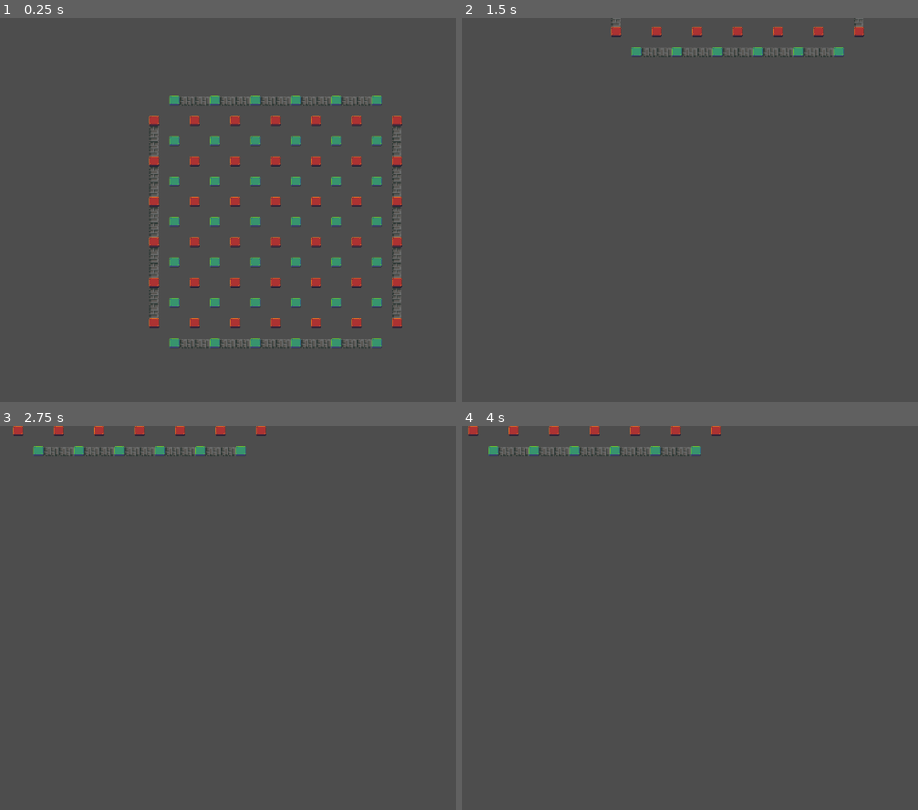
Above: before the commit, frames 1-4 (two rows, left to right).
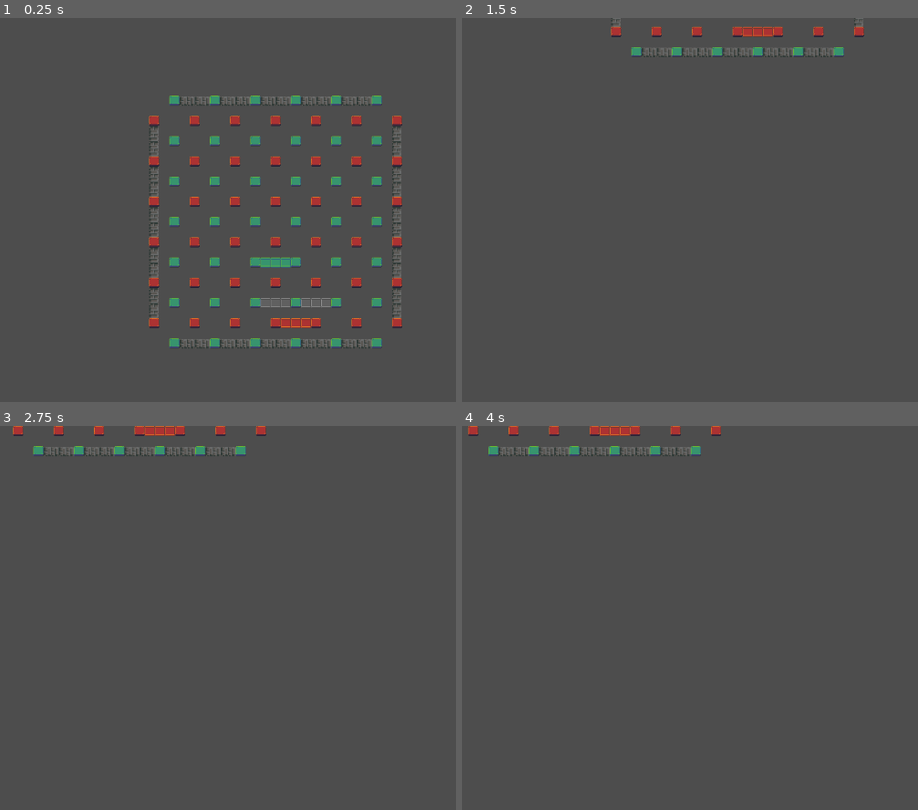
Above: after the commit, the same moments.

Repository: halva6/bridgerv3_godot
Game: Godot game, scene res://scenes/game.tscn
The game is run twice, just before and just after one commit, with the same random seed, the same clock (stepped at 60 frames per second) and the same inputs.
Inputs (mouse positions are in pixels of both pictures, inside the frame that each line leads up to):
- Up to frame 1 (0.25 s): no input
- Up to frame 2 (1.5 s): tap Enter at 0.5 s; move the mouse to (895, 202) at 0.52 s; hold S (camera_move_down) 0.53-1.25 s; click (895, 202) at 0.67 s; drag from (589, 244) to (699, 306) at 1.27 s
- Up to frame 3 (2.75 s): move the mouse to (346, 541) at 2.02 s; hold D (camera_move_right) from 2.03 s (still down); click (346, 541) at 2.17 s
- Up to frame 4 (4 s): release D (camera_move_right) at 2.75 s; drag from (699, 714) to (516, 568) at 2.77 s; move the mouse to (outside the picture) at 3.52 s; right-click (outside the picture) at 3.6 s; click (outside the picture) at 3.67 s

The runs differ from the first frame. In frame 1, 0.4% of the frame differs, in the area x 57-73%, y 62-81%; in frame 2, 0.2%; in frame 3, 0.2%; in frame 4, 0.2%.

Commit message:
reorganization from code
- write some code
-  kein bock mehr

Diff:
--- a/scenes/game.tscn
+++ b/scenes/game.tscn
@@ -1,8 +1,12 @@
-[gd_scene load_steps=6 format=4 uid="uid://scgxsjpv21pd"]
+[gd_scene load_steps=10 format=4 uid="uid://scgxsjpv21pd"]
 
-[ext_resource type="Script" uid="uid://c4f1llucu48ck" path="res://scripts/logic/tile_click.gd" id="1_yqjtg"]
+[ext_resource type="Script" uid="uid://bl0ncc3cg3meg" path="res://scripts/logic/matrix_logic.gd" id="1_lnu2h"]
 [ext_resource type="Script" uid="uid://dksomcvivu0y7" path="res://scripts/camera/camera_movement_pc.gd" id="2_lnu2h"]
 [ext_resource type="Texture2D" uid="uid://bq17hhmn6ti75" path="res://assets/sprites/tileset.png" id="2_yqjtg"]
+[ext_resource type="Script" uid="uid://be86gts2144cs" path="res://scripts/logic/game_manager.gd" id="4_lbhrr"]
+[ext_resource type="Script" uid="uid://diag0dnma1fi7" path="res://scripts/logic/tile_matrix.gd" id="4_p57ef"]
+[ext_resource type="Script" uid="uid://lbc3ta0gqdet" path="res://scripts/logic/matrix.gd" id="7_gee14"]
+[ext_resource type="Script" uid="uid://dsl5w4wx528gn" path="res://scripts/logic/matrix_manager.gd" id="7_u5sy4"]
 
 [sub_resource type="TileSetAtlasSource" id="TileSetAtlasSource_lnu2h"]
 texture = ExtResource("2_yqjtg")
@@ -20,9 +24,9 @@
 [sub_resource type="TileSet" id="TileSet_kvpfn"]
 sources/4 = SubResource("TileSetAtlasSource_lnu2h")
 
-[node name="Game" type="Node2D" node_paths=PackedStringArray("tilemap_layer")]
-script = ExtResource("1_yqjtg")
-tilemap_layer = NodePath("TileMapLayer")
+[node name="Game" type="Node2D"]
+script = ExtResource("4_lbhrr")
+inital_player = "green"
 
 [node name="Camera2D" type="Camera2D" parent="."]
 position = Vector2(198, 201)
@@ -36,5 +40,19 @@
 
 [node name="TileMapLayer" type="TileMapLayer" parent="."]
 position = Vector2(-1, 0)
-tile_map_data = PackedByteArray("AAACAAAABAADAAAAAAAGAAAABAA …(1600 unchanged characters)… AAAMAAFAAABAABAAAAAMAAFAAABQABAAAAAMAAFA=")
+tile_map_data = PackedByteArray("AAACAAAABAADAAAAAAAGAAAABAA …(1600 unchanged characters)… AAAMAAFAAABAABAAAAAMAAFAAABQABAAAAAMAAFAOABYABAAAAAEAAAAMABAABAAAAAAAAAAQABQABAAAAAIAAAAMABQABAAAAAIAAAA=")
 tile_set = SubResource("TileSet_kvpfn")
+
+[node name="MatrixLogic" type="Node" parent="."]
+script = ExtResource("1_lnu2h")
+
+[node name="MatrixManager" type="Node" parent="." node_paths=PackedStringArray("tilemap_layer")]
+script = ExtResource("7_u5sy4")
+tilemap_layer = NodePath("../TileMapLayer")
+
+[node name="Matrix" type="Node" parent="MatrixManager"]
+script = ExtResource("7_gee14")
+
+[node name="TileMatrix" type="Node" parent="MatrixManager/Matrix" node_paths=PackedStringArray("tilemap_layer")]
+script = ExtResource("4_p57ef")
+tilemap_layer = NodePath("../../../TileMapLayer")
--- /dev/null
+++ b/scripts/logic/game_manager.gd
@@ -0,0 +1,45 @@
+extends Node
+
+@export var do_mulitplayer : bool
+@export var inital_player : String
+
+var is_game_over = false
+var current_player = "green"
+
+@onready var matrix_logic = $MatrixManager
+@onready var matrix_script = $MatrixManager/Matrix
+
+var matrix: Array
+
+func check_game_over(matrix : Array) -> void:
+	var green_wins = matrix_logic.check_winner(matrix, 1)
+	var red_wins = matrix_logic.check_winner(matrix, 2)
+
+	if(green_wins):
+		print("Green Wins!")
+		is_game_over = true
+	if(red_wins):
+		print("Red Wins!")
+		is_game_over = true
+
+func handle_multiplayer_logic(matrix: Array) -> void:
+	pass
+
+func handle_singleplayer_logic(matrix: Array) -> void:
+	pass
+
+func handle_game_logic() -> void:
+	if(do_mulitplayer):
+		handle_multiplayer_logic(self.matrix)
+	else:
+		handle_singleplayer_logic(self.matrix)
+
+# Called when the node enters the scene tree for the first time.
+func _ready() -> void:
+	matrix = matrix_script.get_matrix()
+
+
+# Called every frame. 'delta' is the elapsed time since the previous frame.
+func _process(delta: float) -> void:
+	if(! is_game_over):
+		handle_game_logic()
--- /dev/null
+++ b/scripts/logic/matrix.gd
@@ -0,0 +1,17 @@
+extends Node
+
+@onready var tile_matrix = $TileMatrix
+@onready var big_matrix = tile_matrix.generate_tile_matrix()
+@onready var matrix = tile_matrix.transform_matrix(big_matrix)
+
+func set_matrix(matrix: Array) -> void:
+	self.matrix = matrix
+
+func get_matrix() -> Array:
+	return self.matrix
+
+func set_big_matrix(big_matrix: Array) -> void:
+	self.big_matrix = big_matrix
+
+func get_big_matrix() -> Array:
+	return self.big_matrix
--- /dev/null
+++ b/scripts/logic/matrix_logic.gd
@@ -0,0 +1,54 @@
+extends Node
+
+
+func check_winner(board: Array, player: int) -> bool:
+	var rows = board.size()
+	var cols = board[0].size()
+
+	var visited := {}
+
+	if player == 1:
+		for col in cols:
+			if board[0][col] == player:
+				if dfs(board, 0, col, player, visited):
+					return true
+
+	elif player == 2:
+		for row in rows:
+			if board[row][0] == player:
+				if dfs(board, row, 0, player, visited):
+					return true
+
+	return false
+
+
+func dfs(board: Array, row: int, col: int, player: int, visited: Dictionary) -> bool:
+	var rows = board.size()
+	var cols = board[0].size()
+
+	if player == 1 and row == rows - 1:
+		return true
+	if player == 2 and col == cols - 1:
+		return true
+
+	var key = Vector2i(row, col)
+	visited[key] = true
+
+	var directions = [
+		Vector2i(1, 0),
+		Vector2i(0, 1),
+		Vector2i(-1, 0),
+		Vector2i(0, -1)
+	]
+
+	for dir in directions:
+		var new_row = row + dir.x
+		var new_col = col + dir.y
+
+		if new_row >= 0 and new_row < rows and new_col >= 0 and new_col < cols:
+			var next_key = Vector2i(new_row, new_col)
+			if not visited.has(next_key) and board[new_row][new_col] == player:
+				if dfs(board, new_row, new_col, player, visited):
+					return true
+
+	return false
--- /dev/null
+++ b/scripts/logic/matrix_manager.gd
@@ -0,0 +1,66 @@
+extends Node
+
+@export var tilemap_layer: TileMapLayer
+
+@onready var matrix_script = $Matrix
+
+var current_player: String
+
+func get_current_player() -> String:
+	return self.current_player
+
+func set_current_player(current_player: String) -> void:
+	self.current_player = current_player
+
+func valid_player(atlas_coords) -> bool: # mit den Atlas-Coords lässt sich der Typ bestimmen
+	return (current_player == "green" && atlas_coords == Vector2i(3,0)) || (current_player == "red" && atlas_coords == Vector2i(3,1))
+
+func delete_temp_bridges(big_matrix: Array)->void:
+	for i in range(len(big_matrix)):
+		for j in range(len(big_matrix[i])):
+			if big_matrix[i][j] == 5:
+				big_matrix[i][j] = 0
+				tilemap_layer.set_cell(Vector2i(i,j),-1)
+
+func evaluate_and_place_bridges(atlas_coords, tile_coords) -> void:
+		if !valid_player(atlas_coords):
+			return
+		var big_matrix = matrix_script.get_big_matrix()
+		delete_temp_bridges(big_matrix)
+
+
+func _unhandled_input(event):
+	if event is InputEventMouseButton and event.pressed and event.button_index == MOUSE_BUTTON_LEFT:
+		# Bildschirmposition → Weltposition über den Viewport-CanvasTransform
+		var screen_pos = event.position
+		var world_pos = get_viewport().get_canvas_transform().affine_inverse() * screen_pos
+
+		# Weltposition in lokale TileMapLayer-Koordinaten
+		var local_pos = tilemap_layer.to_local(world_pos)
+		var tile_coords = tilemap_layer.local_to_map(local_pos)
+
+		# Infos holen
+		var source_id = tilemap_layer.get_cell_source_id(tile_coords)
+		if source_id == -1:
+			print("Kein Tile bei Koordinaten: ", tile_coords)
+			return
+
+		var atlas_coords = tilemap_layer.get_cell_atlas_coords(tile_coords)
+
+		print("Geklickt auf TileMap-Koordinate: ", tile_coords)
+		print("Atlas-Koordinaten: ", atlas_coords)
+
+		evaluate_and_place_bridges(atlas_coords, tile_coords)
+
+
+
+
+
+# Called when the node enters the scene tree for the first time.
+func _ready() -> void:
+	pass # Replace with function body.
+
+
+# Called every frame. 'delta' is the elapsed time since the previous frame.
+func _process(delta: float) -> void:
+	pass
--- a/scripts/logic/tile_click.gd
+++ /dev/null
@@ -1,24 +0,0 @@
-extends Node2D
-
-@export var tilemap_layer: TileMapLayer
-
-func _unhandled_input(event):
-	if event is InputEventMouseButton and event.pressed and event.button_index == MOUSE_BUTTON_LEFT:
-		# Bildschirmposition → Weltposition über den Viewport-CanvasTransform
-		var screen_pos = event.position
-		var world_pos = get_viewport().get_canvas_transform().affine_inverse() * screen_pos
-
-		# Weltposition in lokale TileMapLayer-Koordinaten
-		var local_pos = tilemap_layer.to_local(world_pos)
-		var tile_coords = tilemap_layer.local_to_map(local_pos)
-
-		# Infos holen
-		var source_id = tilemap_layer.get_cell_source_id(tile_coords)
-		if source_id == -1:
-			print("Kein Tile bei Koordinaten: ", tile_coords)
-			return
-
-		var atlas_coords = tilemap_layer.get_cell_atlas_coords(tile_coords)
-
-		print("Geklickt auf TileMap-Koordinate: ", tile_coords)
-		print("Atlas-Koordinaten: ", atlas_coords)
--- a/scripts/logic/tile_matrix.gd
+++ b/scripts/logic/tile_matrix.gd
@@ -1,5 +1,6 @@
-extends Node2D
+extends Node
 
+@export var tilemap_layer: TileMapLayer
 # Zuordnung der Atlas-Koordinaten zu Zahlenwerten (gemäß deiner Vorgabe)
 const ATLAS_TO_NUMBER = {
 	Vector2i(0, 0): 3,
@@ -11,7 +12,6 @@
 }
 
 func generate_tile_matrix() -> Array:
-	var tilemap_layer: TileMapLayer = $TileMapLayer  # Anpassen, falls der Node anders heißt
 	var matrix = []
 
 	# Matrix-Größe: (0,0) bis einschließlich (24, 24) → 25x25 Felder
@@ -53,7 +53,5 @@
 # Beispielaufruf
 func _ready():
 	var tile_matrix = generate_tile_matrix()
-	print("Ergebnis-Matrix (25x25): ")
-	print_matrix(tile_matrix)
-	print("\nErgebnis-Matrix transformed: ")
+	print("\nErgebnis-Matrix:")
 	print_matrix(transform_matrix(tile_matrix))
Not shown, added: scripts/logic/game_manager.gd.uid
Not shown, added: scripts/logic/matrix.gd.uid
Not shown, added: scripts/logic/matrix_logic.gd.uid
Not shown, added: scripts/logic/matrix_manager.gd.uid
Not shown, removed: scripts/logic/tile_click.gd.uid
